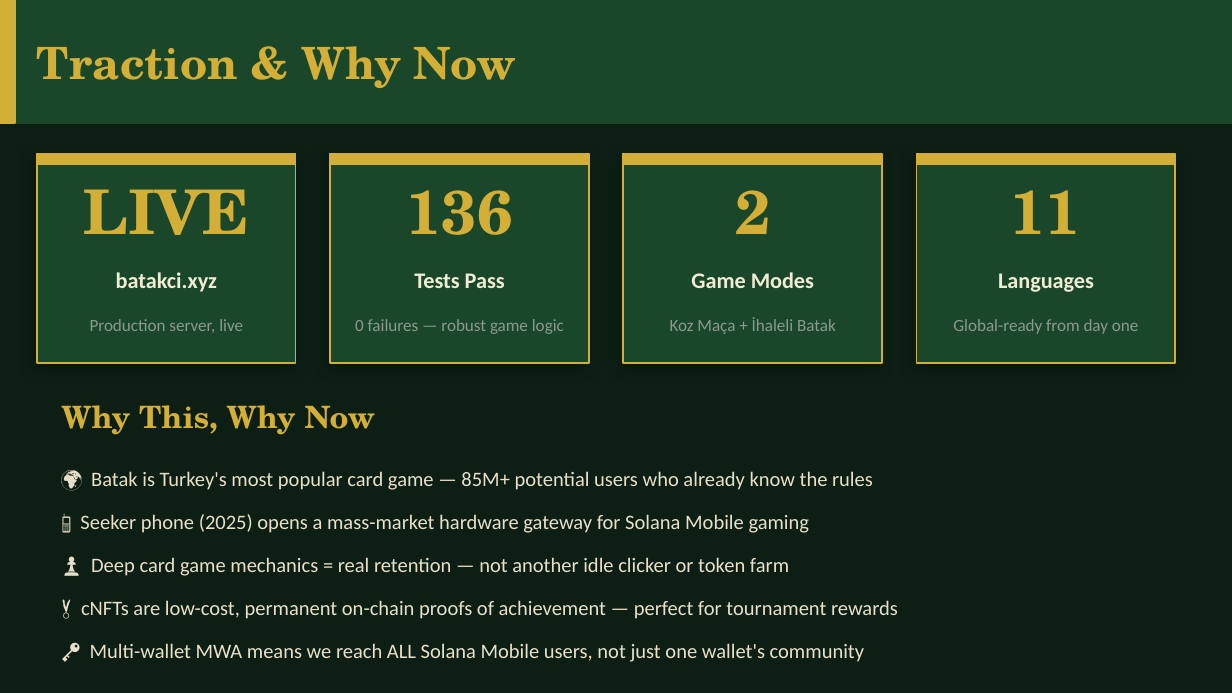
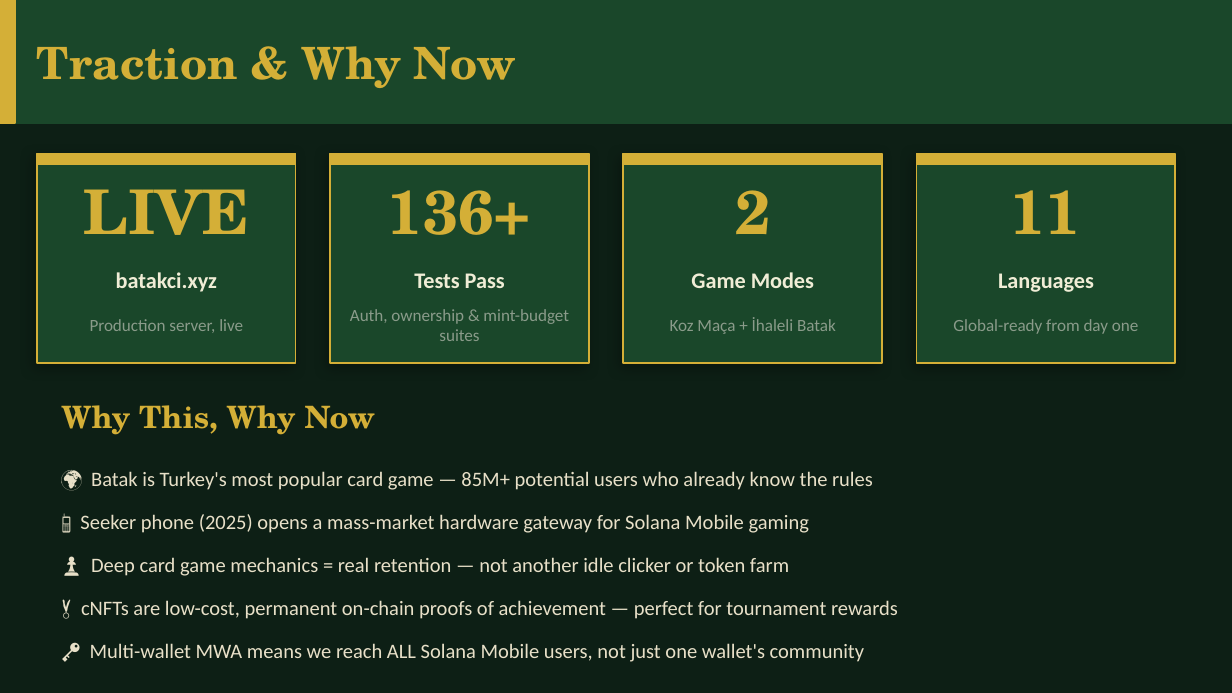
Before and after one commit to mesahin001/batak, a slide deck: slide 6 of demo/batak_pitch_deck.pptx. Drawn at 1232x693 pixels with LibreOffice and Linux fonts; fonts in the diff are those of the drawing. Boxes give left, top, right and bottom in pixels: in the first picture for what was removed or moved away, otherwise in the second. Text is boxed around its words. In the diff, an @@ line names an element or a change of style, - is before the commit and + after.

```diff
--- a/demo/batak_pitch_deck.pptx
+++ b/demo/batak_pitch_deck.pptx
@@ text at box(388, 190, 531, 235): text changed @@
-136
+136+
@@ text at box(350, 309, 569, 341): text changed @@
-0 failures — robust game logic
+Auth, ownership & mint-budget suites
```
Also in this commit, not shown: 2 other slides changed.
